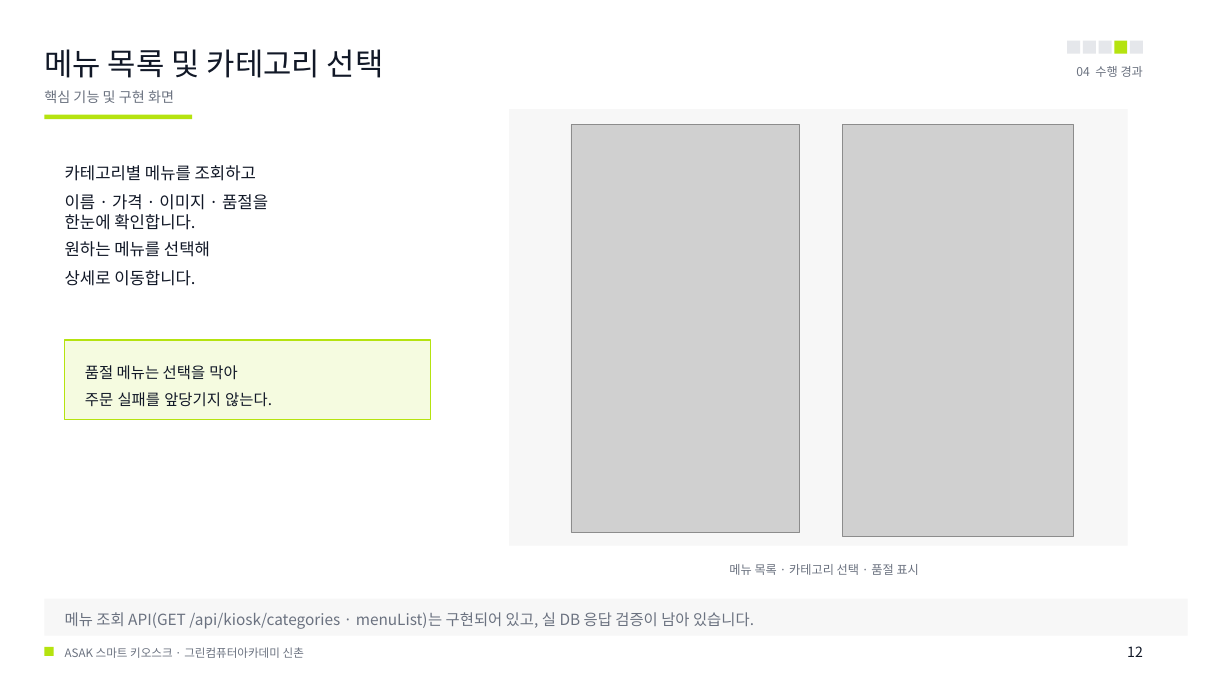
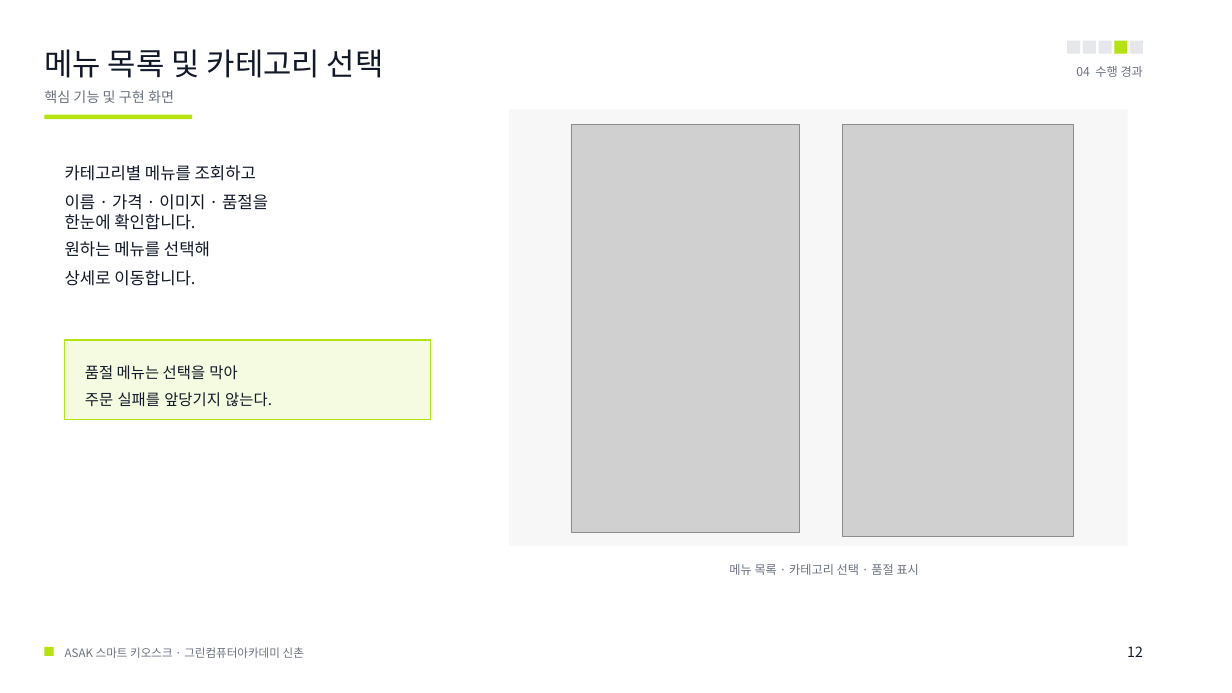
Before and after one commit to hagenie128/ASAK, a slide deck: slide 12 of docs/00_presentation/00_ppt/ASAK_샐러드_스마트키오스크_수정3_20260811.pptx. Drawn at 1232x693 pixels with LibreOffice and Linux fonts; fonts in the diff are those of the drawing; grey boxes stand for pictures. Boxes give left, top, right and bottom in pixels: in the first picture for what was removed or moved away, otherwise in the second. Text is boxed around its words. In the diff, an @@ line names an element or a change of style, - is before the commit and + after.

```diff
--- a/docs/00_presentation/00_ppt/ASAK_샐러드_스마트키오스크_수정3_20260811.pptx
+++ b/docs/00_presentation/00_ppt/ASAK_샐러드_스마트키오스크_수정3_20260811.pptx
@@ rectangle removed at <box>44,599,1188,636</box> @@
@@ text removed at <box>65,612,754,629</box> @@
-메뉴 조회 API(GET /api/kiosk/categories · menuList)는 구현되어 있고, 실 DB 응답 검증이 남아 있습니다.
```
Also in this commit, not shown: 5 other slides changed, 2 other files.
